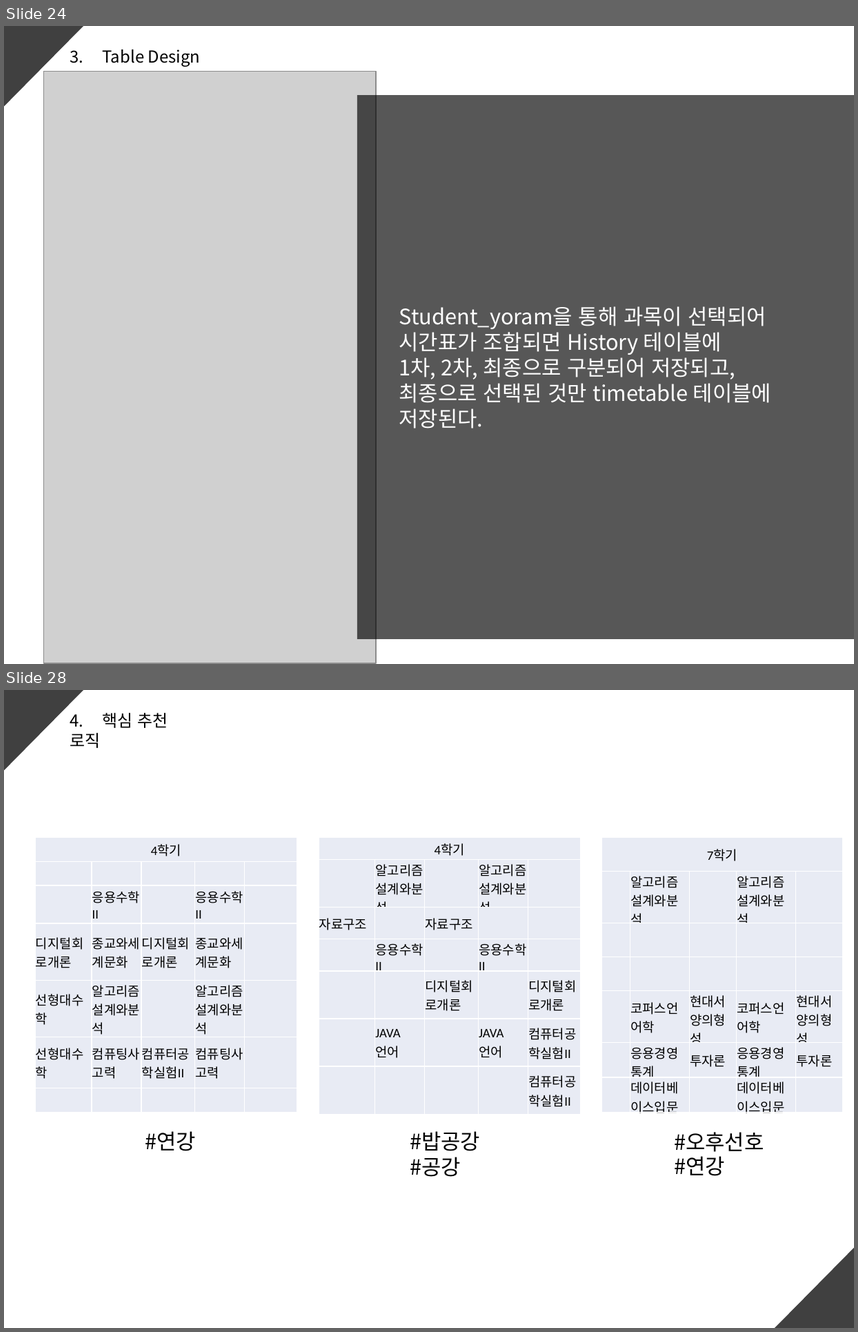
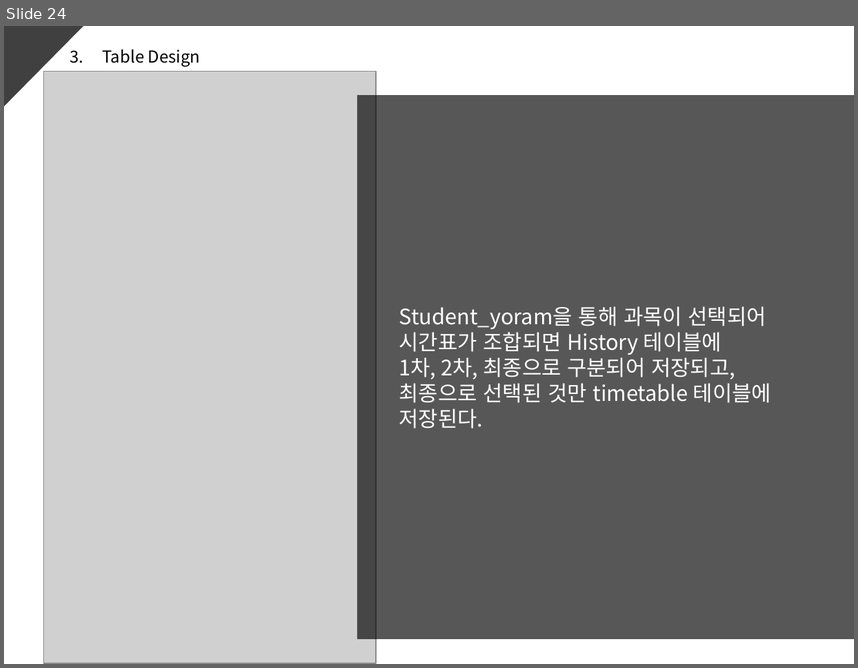
Before and after one commit to ed-jinyoung-park/SoftwareTeam2, a slide deck: 최종산출물/2팀_SAD 2.0.pptx. Shown one above the other, each under a label of ours: slides 24 and 28 before the commit, slide 24 after it; the slides between them are not shown. The pictures are 858x1332 and 858x668 pixels, drawn with LibreOffice and Linux fonts; fonts in the diff are those of the drawing; grey boxes stand for pictures. Boxes give left, top, right and bottom in pixels: in the first picture for what was removed or moved away, otherwise in the second. Text is boxed around its words. In the diff, an @@ line names an element or a change of style, - is before the commit and + after.

```diff
--- a/최종산출물/2팀_SAD 2.0.pptx
+++ b/최종산출물/2팀_SAD 2.0.pptx
@@ slide 28 removed at box(4, 690, 854, 1328), background #FFFFFF @@
@@ right triangle removed at box(4, 691, 83, 770) @@
@@ text removed at box(70, 713, 168, 748) @@
-4. 핵심 추천 로직
@@ table removed at box(36, 837, 298, 1112), 7 rows, 5 columns @@
-4학기 |  |  |  | 
- |  |  |  | 
- | 응용수학II |  | 응용수학II | 
-디지털회로개론 | 종교와세계문화 | 디지털회로개론 | 종교와세계문화 | 
-선형대수학 | 알고리즘설계와분석 |  | 알고리즘설계와분석 | 
-선형대수학 | 컴퓨팅사고력 | 컴퓨터공학실험II | 컴퓨팅사고력 | 
- |  |  |  | 
@@ table removed at box(319, 837, 582, 1114), 7 rows, 5 columns @@
-4학기 |  |  |  | 
- | 알고리즘설계와분석 |  | 알고리즘설계와분석 | 
-자료구조 |  | 자료구조 |  | 
- | 응용수학II |  | 응용수학II | 
- |  | 디지털회로개론 |  | 디지털회로개론
- | JAVA언어 |  | JAVA언어 | 컴퓨터공학실험II
- |  |  |  | 컴퓨터공학실험II
@@ table removed at box(602, 837, 842, 1116), 7 rows, 5 columns @@
-7학기 |  |  |  | 
- | 알고리즘설계와분석 |  | 알고리즘설계와분석 | 
- |  |  |  | 
- |  |  |  | 
- | 코퍼스언어학 | 현대서양의형성 | 코퍼스언어학 | 현대서양의형성
- | 응용경영통계 | 투자론 | 응용경영통계 | 투자론
- | 데이터베이스입문 |  | 데이터베이스입문 | 
@@ text removed at box(145, 1131, 196, 1151) @@
-#연강
@@ text removed at box(410, 1131, 480, 1176) @@
-#밥공강
-#공강
@@ text removed at box(674, 1132, 764, 1152) @@
-#오후선호
@@ text removed at box(674, 1156, 725, 1176) @@
-#연강
@@ right triangle removed at box(775, 1248, 853, 1327) @@
```
Also in this commit, not shown: 1 slide changed, 9 slides added, 7 other slides removed.
